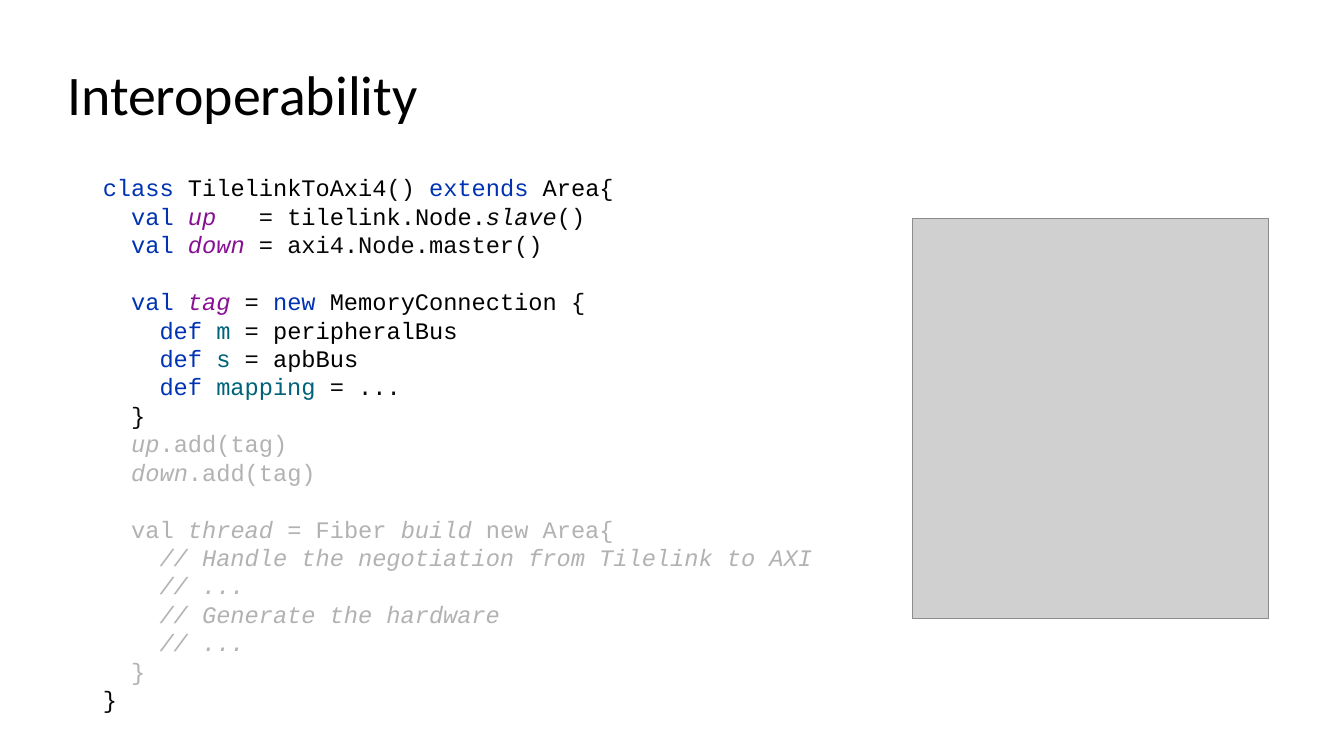
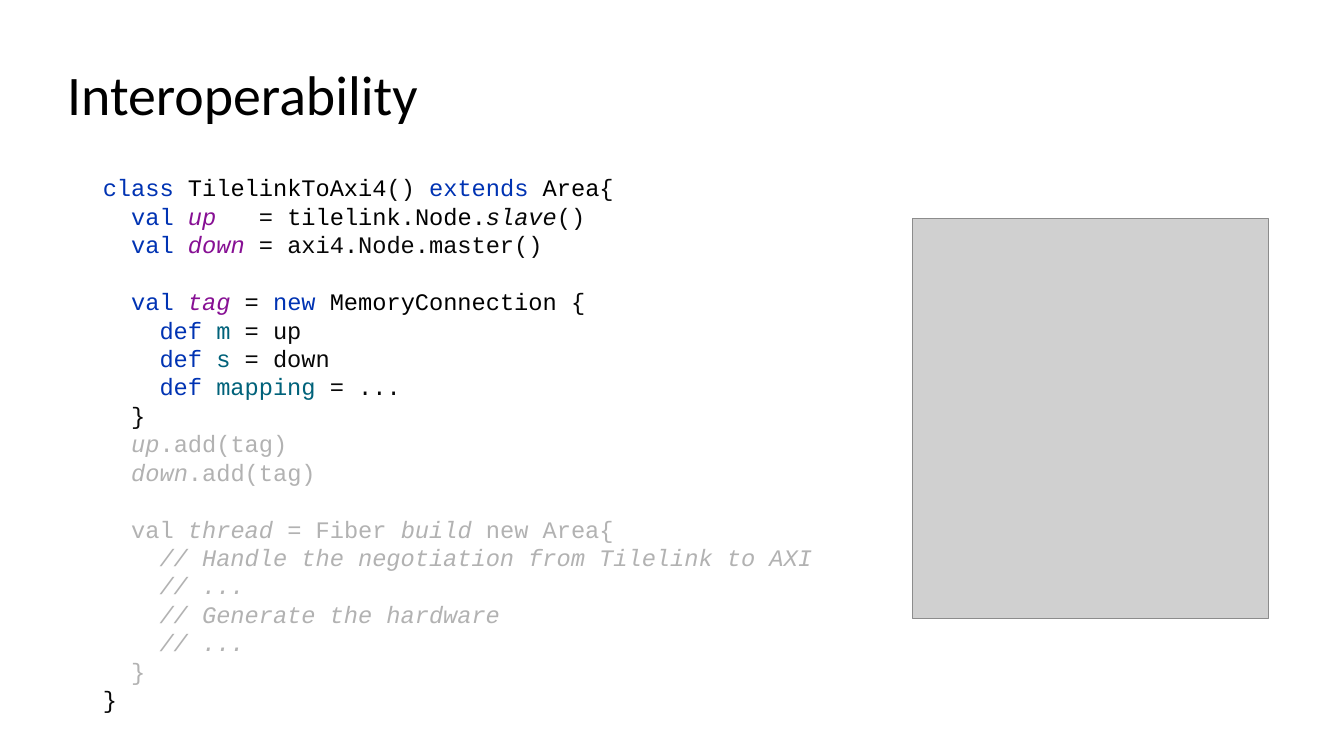
Before and after one commit to SpinalHDL/SpinalDoc, a slide deck: slide 71 of presentation/en/fsic_100723/fsic_100723.odp. Drawn at 1344x756 pixels with LibreOffice and Linux fonts; fonts in the diff are those of the drawing; grey boxes stand for pictures. Boxes give left, top, right and bottom in pixels: in the first picture for what was removed or moved away, otherwise in the second. Text is boxed around its words. In the diff, an @@ line names an element or a change of style, - is before the commit and + after.

```diff
--- a/presentation/en/fsic_100723/fsic_100723.odp
+++ b/presentation/en/fsic_100723/fsic_100723.odp
@@ text at (103,179,812,623): text changed @@
-class TilelinkToAxi4() extends Area{
-val up = tilelink.Node.slave()
-val down = axi4.Node.master()
-val tag = new MemoryConnection {
-def m = peripheralBus
-def s = apbBus
-def mapping = ...
-}
-up.add(tag)
-down.add(tag)
-val thread = Fiber build new Area{
-// Handle the negotiation from Tilelink to AXI
-// ...
-// Generate the hardware
-// ...
-}
-}
+class TilelinkToAxi4() extends Area{
+val up = tilelink.Node.slave()
+val down = axi4.Node.master()
+val tag = new MemoryConnection {
+def m = up
+def s = down
+def mapping = ...
+}
+up.add(tag)
+down.add(tag)
+val thread = Fiber build new Area{
+// Handle the negotiation from Tilelink to AXI
+// ...
+// Generate the hardware
+// ...
+}
+}
```
Also in this commit, not shown: 2 other slides changed, 1 other file.
